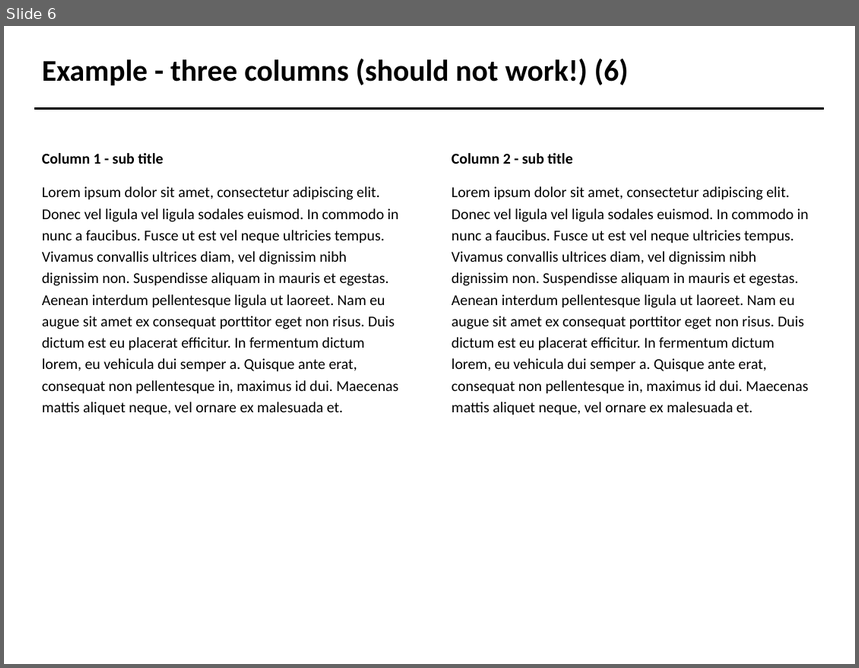
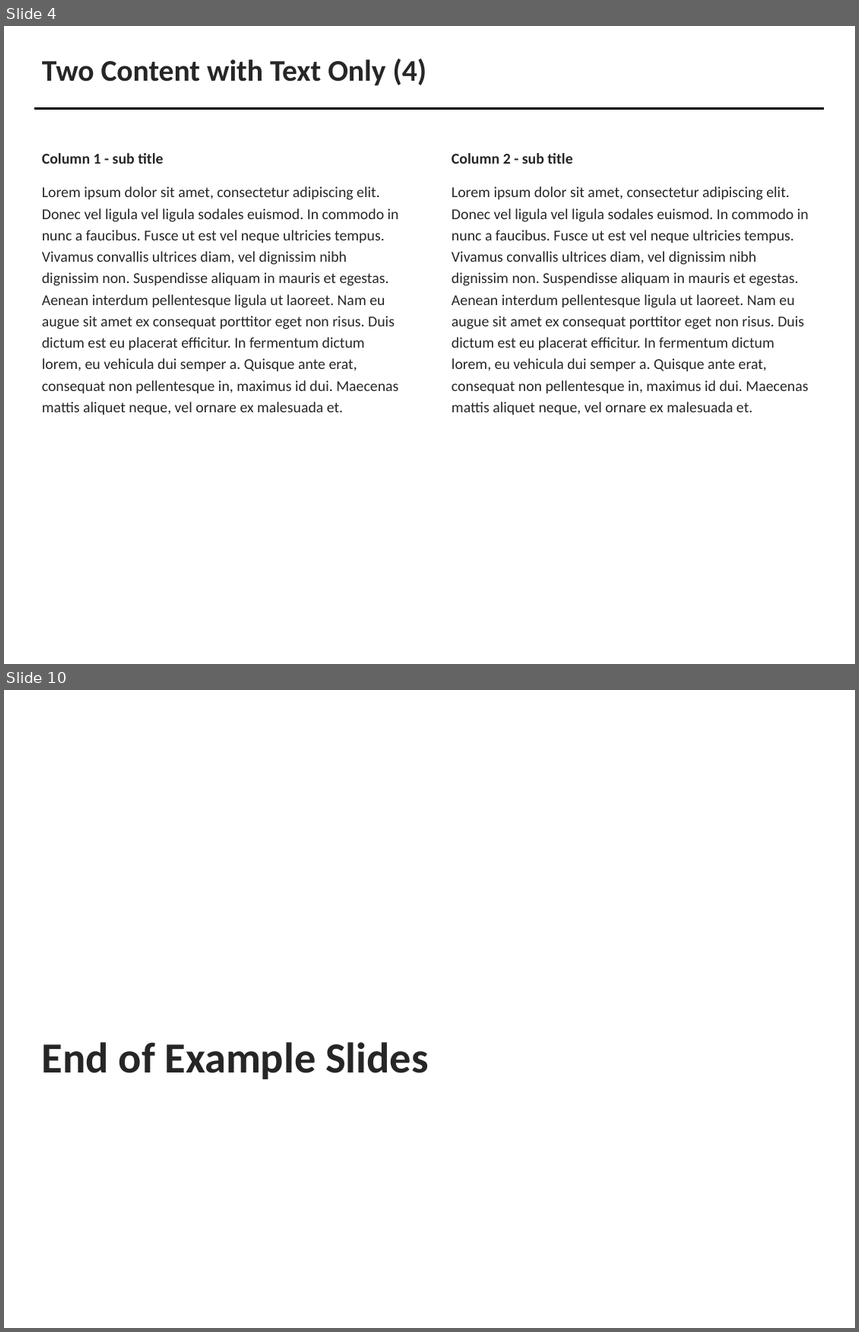
Before and after one commit to vcu-ssg/ssg-vcu-bofa-sandbox, a slide deck: study1.pptx. Shown one above the other, each under a label of ours: slide 6 before the commit, slides 4 and 10 after it; the slides between them are not shown. The pictures are 859x668 and 859x1332 pixels, drawn with LibreOffice and Linux fonts; fonts in the diff are those of the drawing; background and template pictures are left out. Boxes give left, top, right and bottom in pixels: in the first picture for what was removed or moved away, otherwise in the second. Text is boxed around its words. In the diff, an @@ line names an element or a change of style, - is before the commit and + after.

```diff
--- a/study1.pptx
+++ b/study1.pptx
@@ slide 10 added at [4, 690, 855, 1328], background #FFFFFF @@
@@ title added at [42, 1042, 429, 1079], 40 pt, text #262626, bold @@
+End of Example Slides
@@ what was slide 6 is now slide 4 @@
@@ slide 4 changed as well @@
@@ title at [42, 59, 427, 86]: text changed; text colour #000000 to #262626 @@
-Example - three columns (should not work!) (6)
+Two Content with Text Only (4)
@@ text "Column 1 - sub title" at [42, 153, 399, 415]: text colour #000000 to #262626 @@
@@ text "Column 2 - sub title" at [452, 153, 809, 414]: text colour #000000 to #262626 @@
```
Also in this commit, not shown: 8 other slides changed, 3 other slides added, 2 slides removed, 4 other files.
